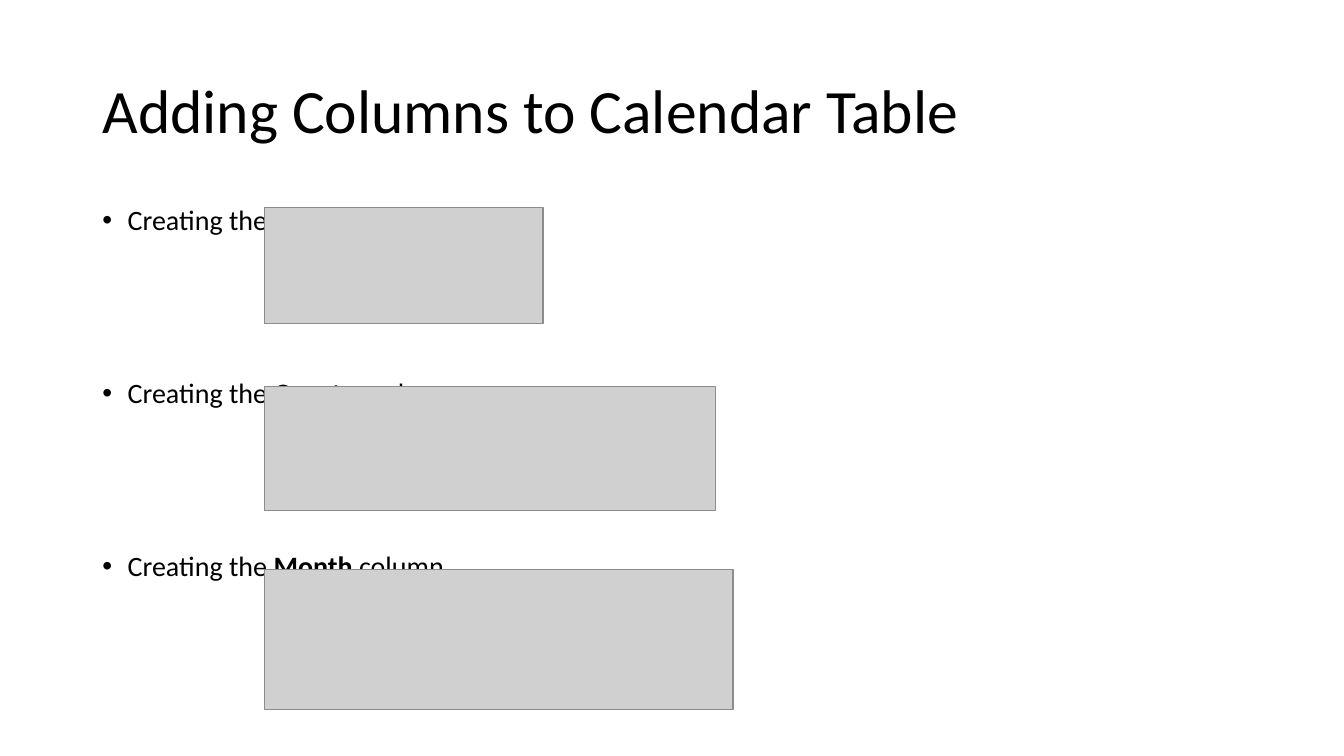
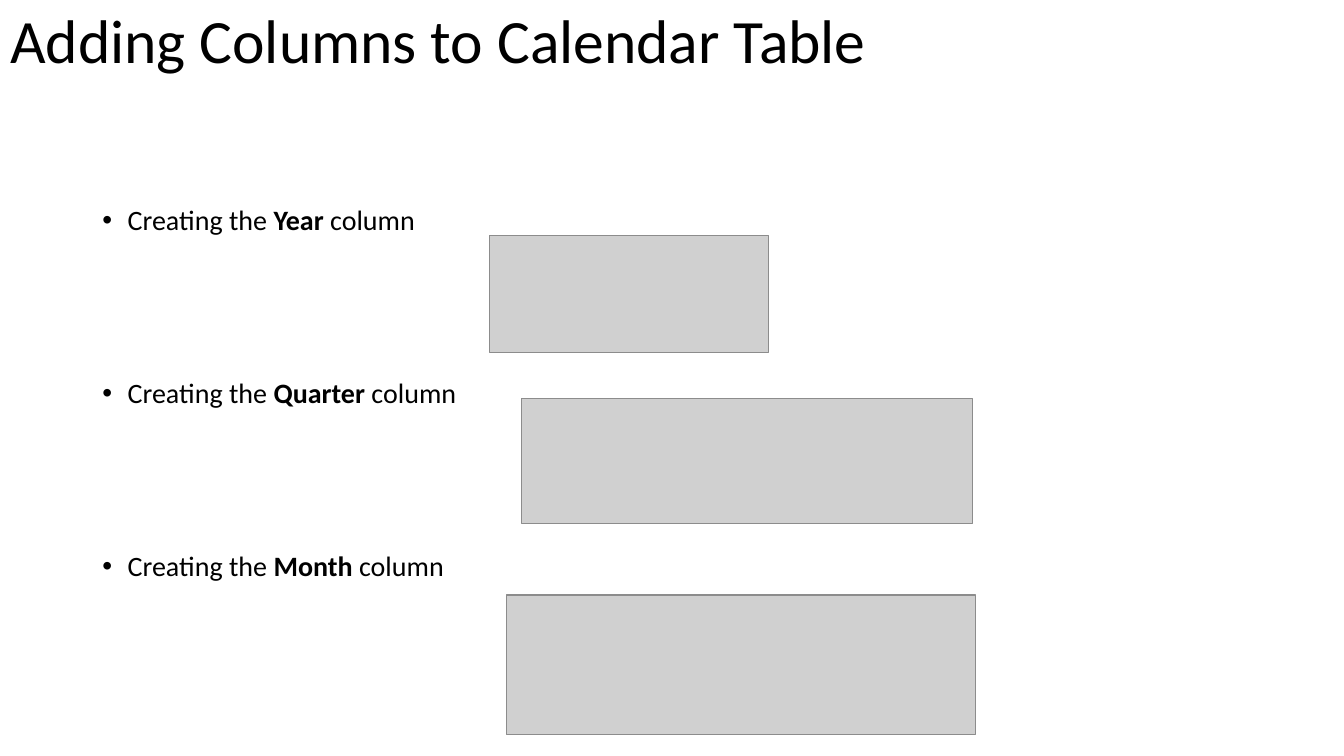
Before and after one commit to solliancenet/precon-synapse-power-bi, a slide deck: slide 41 of Slides/04 - Power BI.pptx (slide 44 before the commit). Drawn at 1344x756 pixels with LibreOffice and Linux fonts; fonts in the diff are those of the drawing; grey boxes stand for pictures. Boxes give left, top, right and bottom in pixels: in the first picture for what was removed or moved away, otherwise in the second. Text is boxed around its words. In the diff, an @@ line names an element or a change of style, - is before the commit and + after.

```diff
--- a/Slides/04 - Power BI.pptx
+++ b/Slides/04 - Power BI.pptx
@@ title "Adding Columns to Calendar Table": place and size @@
-title "Adding Columns to Calendar Table" at bbox=[102, 90, 958, 144]
+title "Adding Columns to Calendar Table" at bbox=[10, 20, 866, 74]
@@ picture: place and size @@
-picture at bbox=[264, 208, 542, 325]
+picture at bbox=[490, 236, 768, 353]
@@ picture: place and size @@
-picture at bbox=[264, 386, 715, 511]
+picture at bbox=[521, 399, 972, 524]
@@ picture: place and size @@
-picture at bbox=[264, 570, 733, 710]
+picture at bbox=[507, 595, 976, 735]
```
Also in this commit, not shown: 46 other slides changed, 10 slides added, 4 slides removed.
